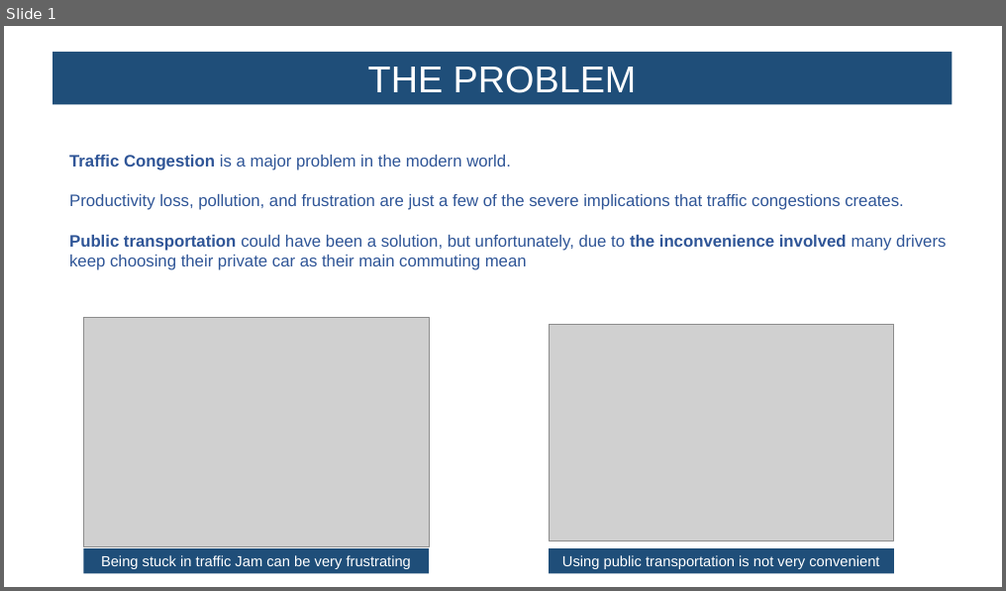
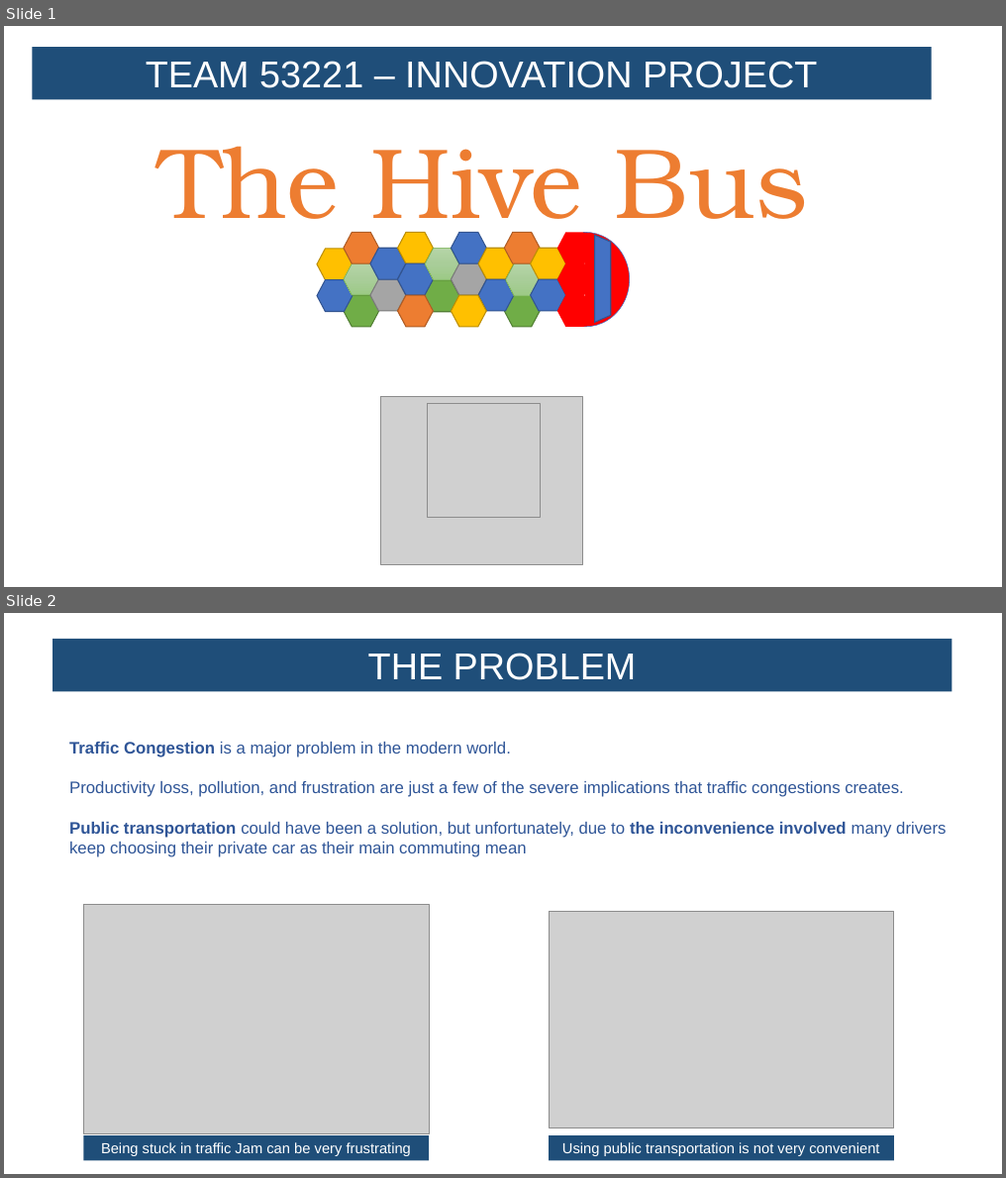
Before and after one commit to dperobotics/research-project, a slide deck: the hive bus.pptx. Shown one above the other, each under a label of ours: slide 1 before the commit, slides 1 and 2 after it. The pictures are 1006x591 and 1006x1178 pixels, drawn with LibreOffice and Linux fonts; fonts in the diff are those of the drawing; grey boxes stand for pictures. Boxes give left, top, right and bottom in pixels: in the first picture for what was removed or moved away, otherwise in the second. Text is boxed around its words. In the diff, an @@ line names an element or a change of style, - is before the commit and + after.

Commit message:
adding a head slide and creating a pdf version

```diff
--- a/the hive bus.pptx
+++ b/the hive bus.pptx
@@ slide 1 added at <box>4,26,1002,587</box>, background #FFFFFF @@
@@ rectangle added at <box>32,47,931,100</box>, fill #1F4E79, 36 pt, text #FFFFFF @@
+TEAM 53221 – INNOVATION PROJECT
@@ text added at <box>159,146,809,241</box>, 96 pt, text #ED7D31 @@
+The Hive Bus
@@ group added at <box>317,233,630,327</box>: 25 hexagons, 1 arc (boxed as its full ellipse), 1 trapezoid @@
@@ picture added at <box>381,396,583,565</box> @@
@@ picture added at <box>427,404,540,517</box> @@
@@ what was slide 1 is now slide 2 @@
```
Also in this commit, not shown: 1 other file.
